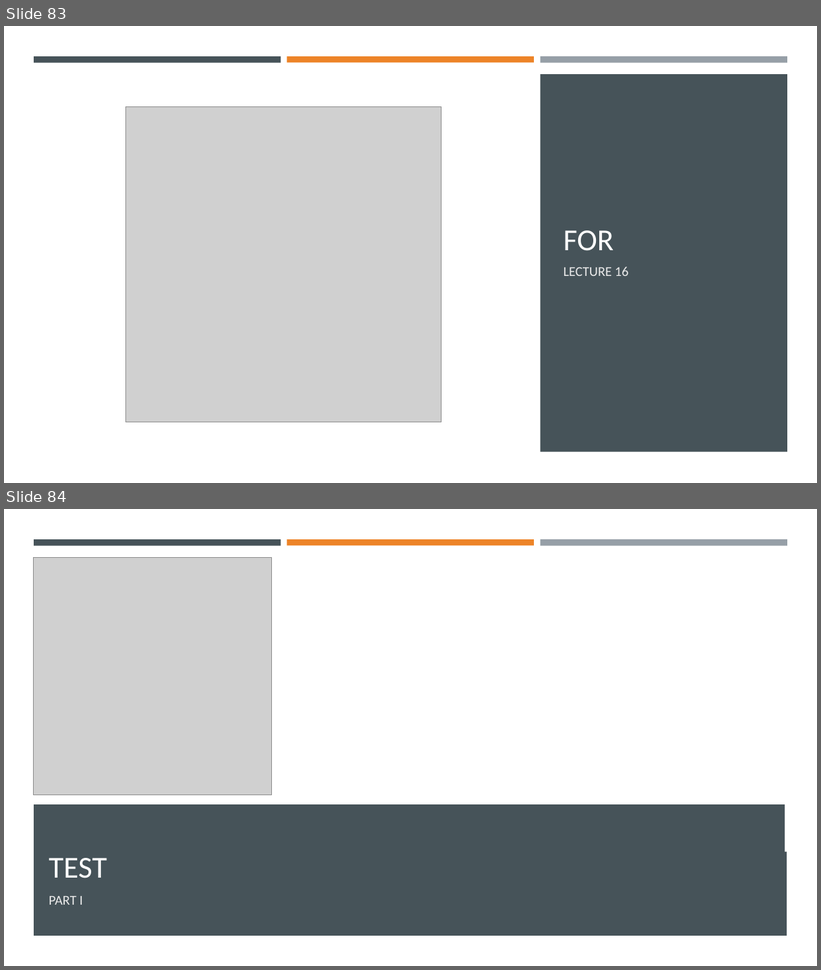
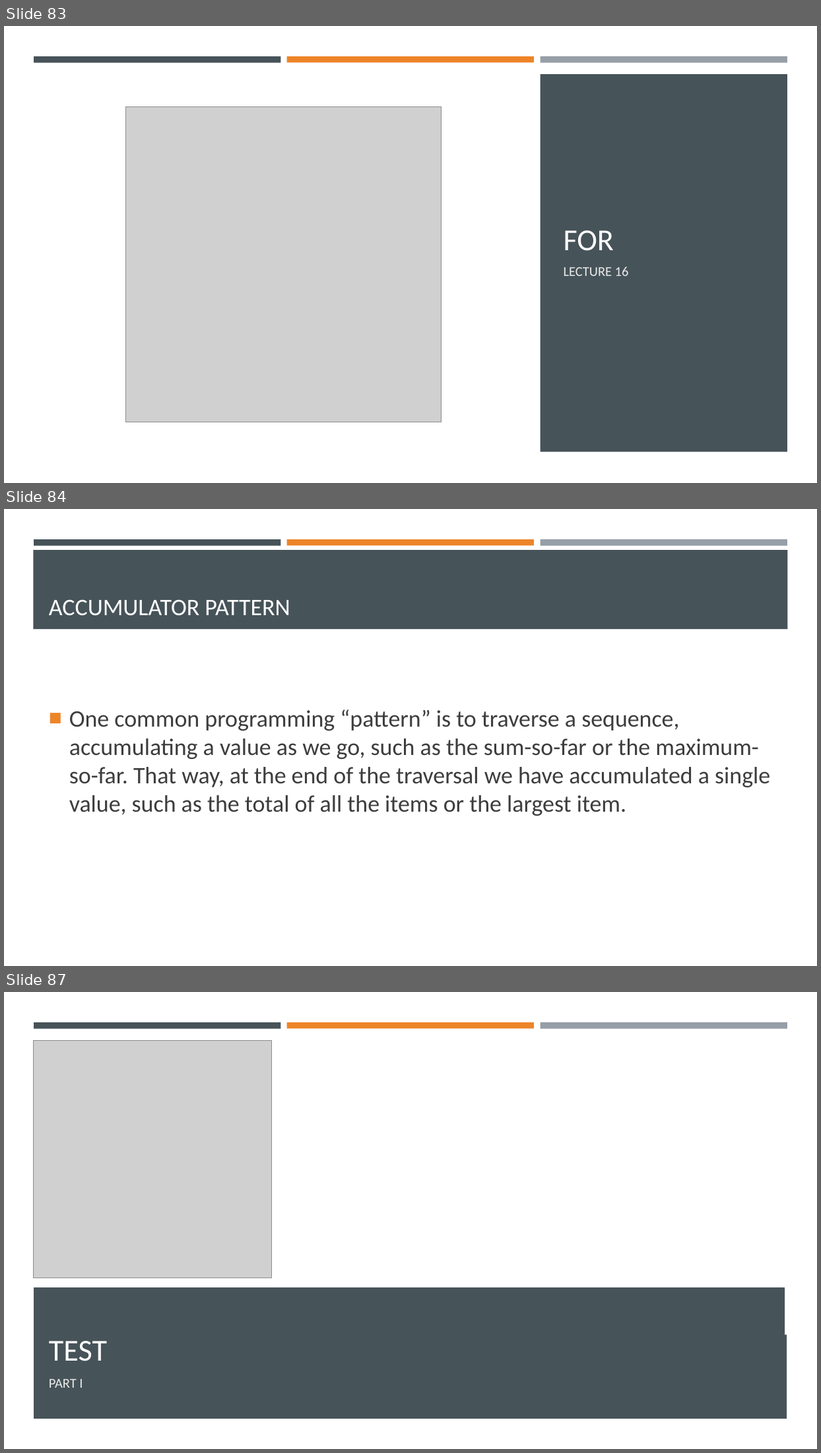
Before and after one commit to Ghost0396/iot, a slide deck: python/Python 3.pptx. Shown one above the other, each under a label of ours: slides 83 and 84 before the commit, slides 83, 84 and 87 after it; the slides between them are not shown. The pictures are 821x970 and 821x1453 pixels, drawn with LibreOffice and Linux fonts; fonts in the diff are those of the drawing; grey boxes stand for pictures. Boxes give left, top, right and bottom in pixels: in the first picture for what was removed or moved away, otherwise in the second. Text is boxed around its words. In the diff, an @@ line names an element or a change of style, - is before the commit and + after.

```diff
--- a/python/Python 3.pptx
+++ b/python/Python 3.pptx
@@ slide 84 added at (x1=4, y1=509, x2=817, y2=966), background #FFFFFF @@
@@ rectangle added at (x1=34, y1=539, x2=281, y2=545), fill #465359 @@
@@ rectangle added at (x1=287, y1=539, x2=534, y2=545), fill #ED8428 @@
@@ rectangle added at (x1=540, y1=539, x2=787, y2=546), fill #969FA7 @@
@@ rectangle added at (x1=33, y1=550, x2=788, y2=629), fill #465359 @@
@@ title added at (x1=49, y1=599, x2=290, y2=616), 28 pt, text #FFFFFF @@
+ACCUMULATOR PATTERN
@@ text added at (x1=69, y1=710, x2=770, y2=816), 28 pt, text #3D3D3D @@
+■ One common programming “pattern” is to traverse a sequence, accumulating a value as we go, such as the sum-so-far or the maximum-so-far. That way, at the end of the traversal we have accumulated a single value, such as the total of all the items or the largest item.
@@ what was slide 84 is now slide 87 @@
```
Also in this commit, not shown: 2 other slides added, 2 other files.
